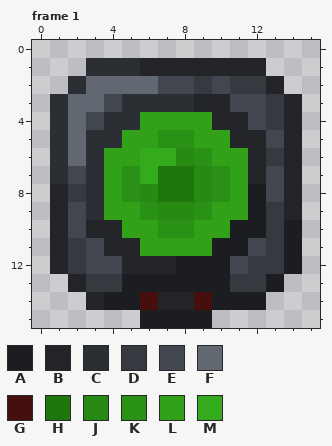
Edited in one commit: pixel-art file (ase_textures/attack_speed_augment.aseprite). Above: the version before the commit.
16x16 pixels, 1 frame. Colours within 5 levels of each other are drawn and written as one. Shown: frame 1. The commit also changed other frames, which this record leaves out.
Palette (. is transparent): A #1c1d21  B #222428  C #2b2f33  D #363940  E #42474f  F #626872  G #470e0e  H #1e770c  J #278b13  K #299115  L #31a11a  M #34aa1d
After the commit:
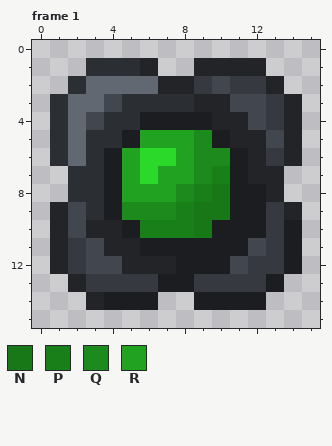
Colours new in this view: N #187818  P #198019  Q #1c8a1c  R #21a321
From old to new:
colour M: #34aa1d -> #2bd92b
Frame 1:
y 1: x 7..8 BB -> ..
y 2: x 7..8 EE -> BB
y 4: x 6..9 LLLL -> AAAA
y 5: x 5..10 LLKKLL -> ARRRQA
y 6: x 4..5 LL -> AR; x 8..11 JKLL -> RQQA
y 7: x 1..2 CE -> .C; x 4..5 LK -> AR; x 7..11 HHJKL -> RRQPA; x 13..14 EB -> B.
y 8: x 1..2 BD -> .C; x 4..11 LKJHHJKL -> ARRRQPNA; x 13..14 EB -> B.
y 9: x 4..11 LLKJJKLL -> AQQQPNNA
y 10: x 5..10 LLKKLL -> APPPNA
y 11: x 6..9 LLLL -> AAAA
y 13: x 5..6 AA -> DD; x 9..10 AA -> DD
y 14: x 6..9 GBBG -> A..A
y 15: x 6..9 AAAA -> ....
